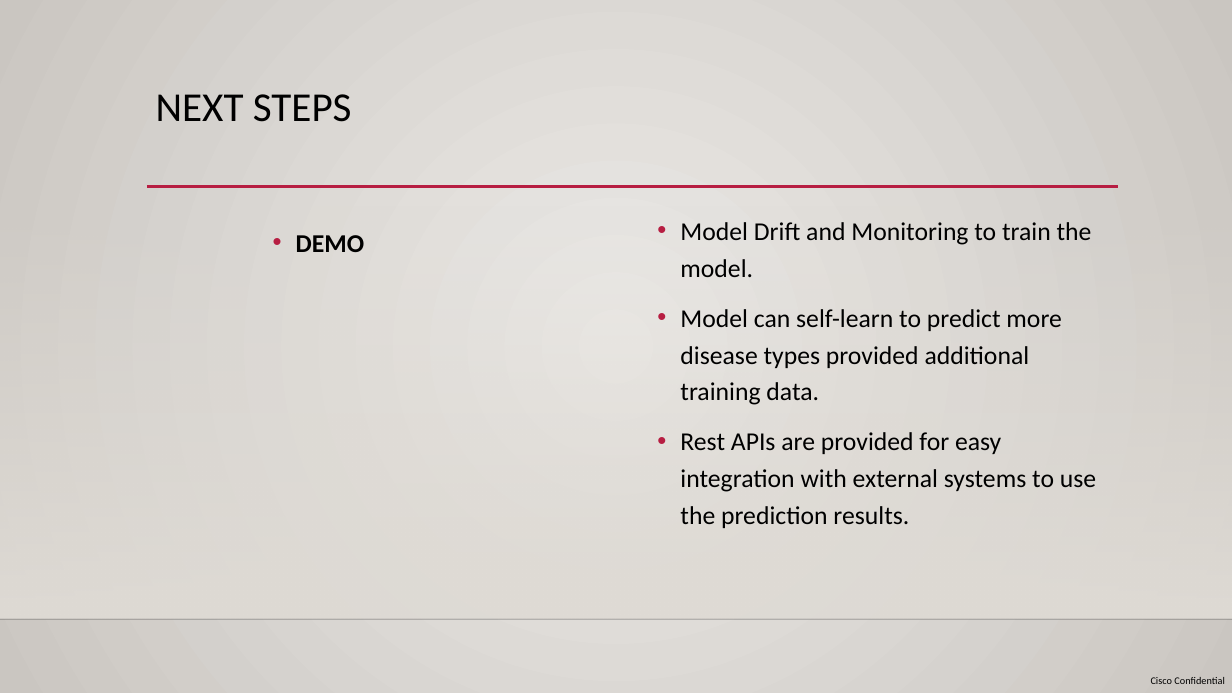
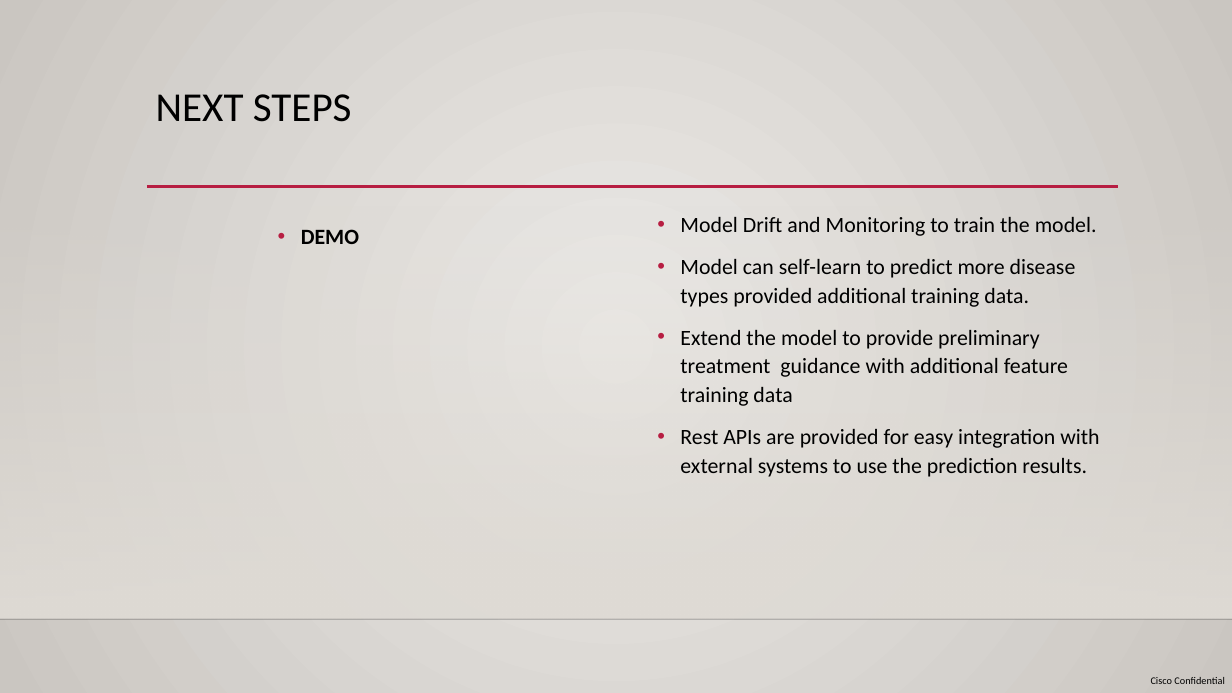
Before and after one commit to RAJESHVELAMALA/project2, a slide deck: slide 11 of Team 5 - Project 2 - Presentation.pptx. Drawn at 1232x693 pixels with LibreOffice and Linux fonts; fonts in the diff are those of the drawing; background and template pictures are left out. Boxes give left, top, right and bottom in pixels: in the first picture for what was removed or moved away, otherwise in the second. Text is boxed around its words. In the diff, an @@ line names an element or a change of style, - is before the commit and + after.

```diff
--- a/Team 5 - Project 2 - Presentation.pptx
+++ b/Team 5 - Project 2 - Presentation.pptx
@@ text "DEMO" at (x1=301, y1=229, x2=359, y2=244): size 20 to 17 pt; line spacing 1.2 to 1.1 @@
@@ text at (x1=680, y1=217, x2=1099, y2=477): size 20 to 17 pt in "Model Drift and Monitoring to train the ...", "Model can self-learn to predict more disease ...", "Rest APIs are provided for easy integration ..."; line spacing 1.2 to 1.1 @@
@@ text at (x1=680, y1=330, x2=1068, y2=406): paragraph added @@
+• Extend the model to provide preliminary treatment guidance with additional feature training data
```
Also in this commit, not shown: 1 other slide changed, 1 slide added, 1 slide removed.
